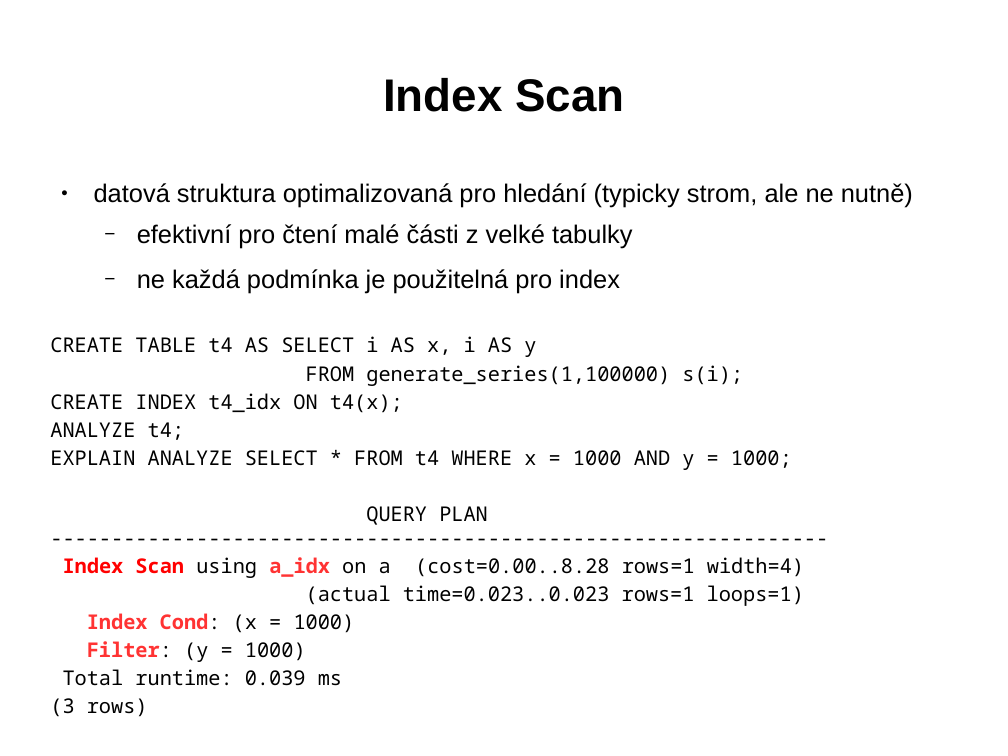
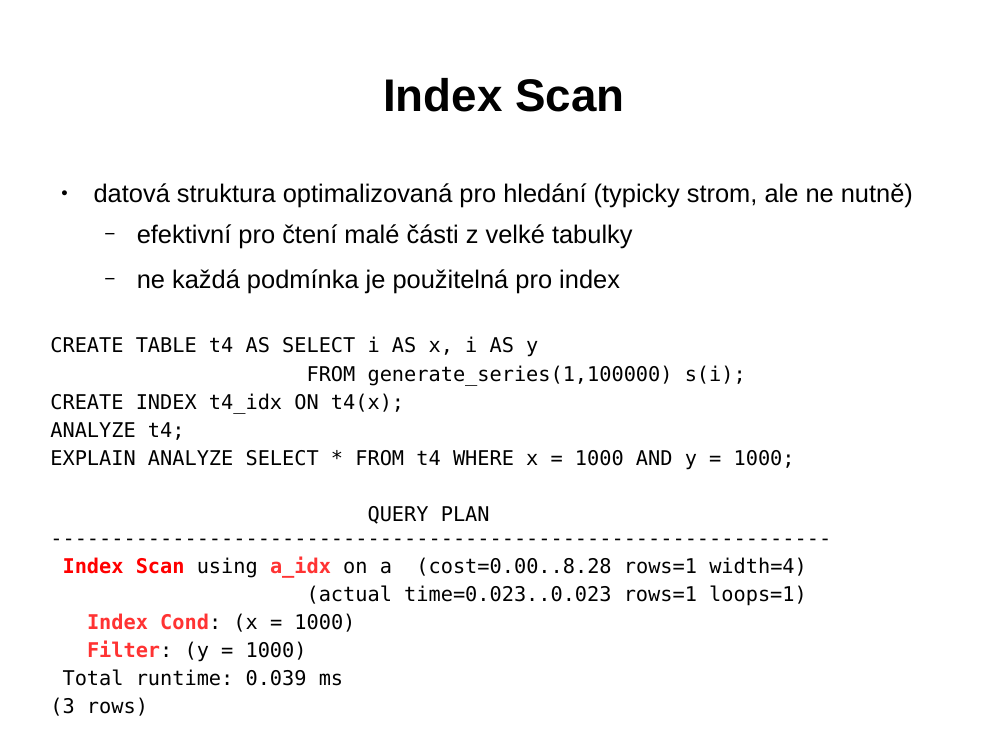
Before and after one commit to tvondra/explain_training, a slide deck: slide 39 of explain-training.odp. Drawn at 1008x756 pixels with LibreOffice and Linux fonts; fonts in the diff are those of the drawing. Boxes give left, top, right and bottom in pixels: in the first picture for what was removed or moved away, otherwise in the second. Text is boxed around its words. In the diff, an @@ line names an element or a change of style, - is before the commit and + after.

```diff
--- a/explain-training.odp
+++ b/explain-training.odp
@@ text at (50, 336, 807, 686): font Noto Sans Mono to DejaVu Sans Mono in "CREATE TABLE t4 AS SELECT i AS ...", "FROM generate_series(1,100000) s(i);", "CREATE INDEX t4_idx ON t4(x);", "ANALYZE t4;" and 8 more places @@
```
Also in this commit, not shown: 53 other slides changed, 13 slides removed, 2 other files.
